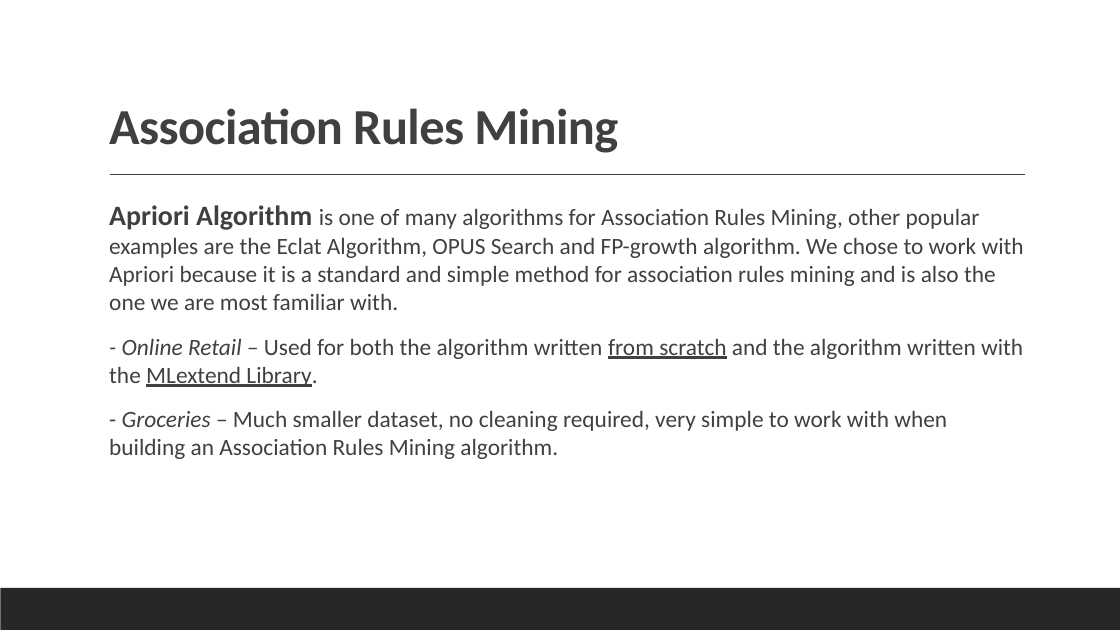
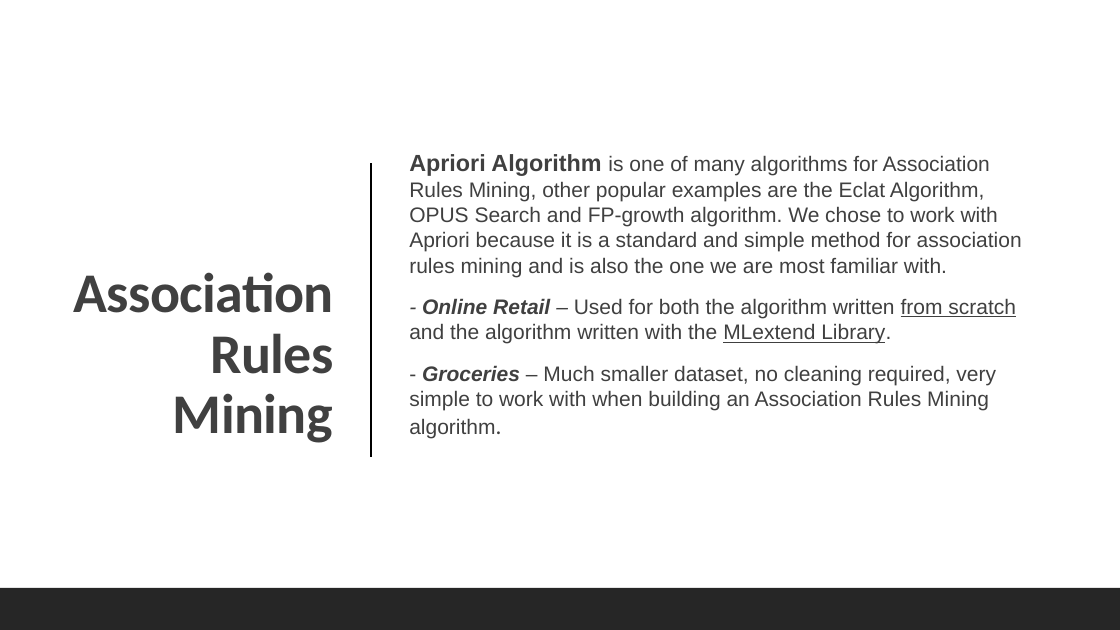
Before and after one commit to Data-Mining-Algorithms/Data-Mining-Algorithms, a slide deck: slide 4 of Data Mining presentation.pptx. Drawn at 1120x630 pixels with LibreOffice and Linux fonts; fonts in the diff are those of the drawing. Boxes give left, top, right and bottom in pixels: in the first picture for what was removed or moved away, otherwise in the second. Text is boxed around its words. In the diff, an @@ line names an element or a change of style, - is before the commit and + after.

```diff
--- a/Data Mining presentation.pptx
+++ b/Data Mining presentation.pptx
@@ rectangle added at <box>0,0,1120,630</box>, fill #FFFFFF @@
@@ title "Association Rules Mining": place and size @@
-title "Association Rules Mining" at <box>109,108,618,153</box>
+title "Association Rules Mining" at <box>73,272,333,443</box>
@@ title "Association Rules Mining" at <box>73,272,333,443</box>: size 43.2 to 48 pt; alignment left to right; vertical alignment bottom to middle @@
@@ text "Apriori Algorithm is one of ...": place and size @@
-text "Apriori Algorithm is one of ..." at <box>109,205,1024,459</box>
+text "Apriori Algorithm is one of ..." at <box>409,154,1022,438</box>
@@ text "Apriori Algorithm is one of ..." at <box>409,154,1022,438</box>: size 24 to 20 pt in "Apriori Algorithm"; size 20 to 18 pt, font Calibri to Arial; bold on in "Online Retail", "Groceries"; vertical alignment top to middle @@
@@ line removed from (110, 175) to (1026, 175) @@
@@ line added from (371, 163) to (371, 457), #000000 1.5 pt @@
@@ rectangle removed at <box>0,588,1120,630</box> @@
@@ rectangle added at <box>0,588,1120,630</box>, fill #262626 @@
```
Also in this commit, not shown: 9 other slides changed, 3 other files.
